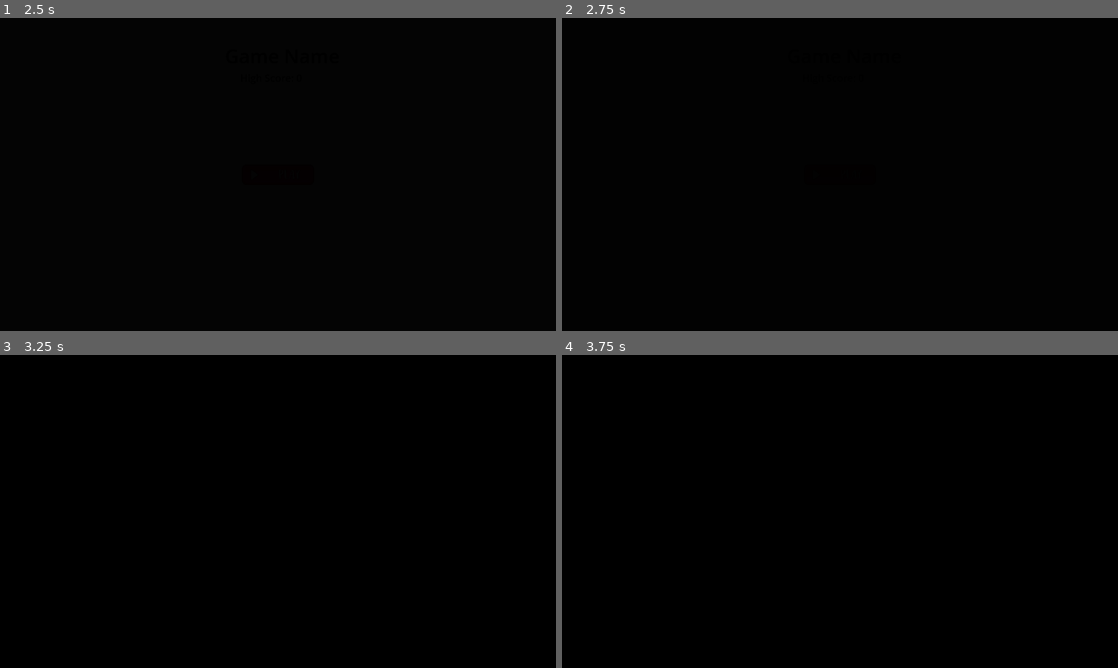
Above: before the commit, frames 1-4 (two rows, left to right).
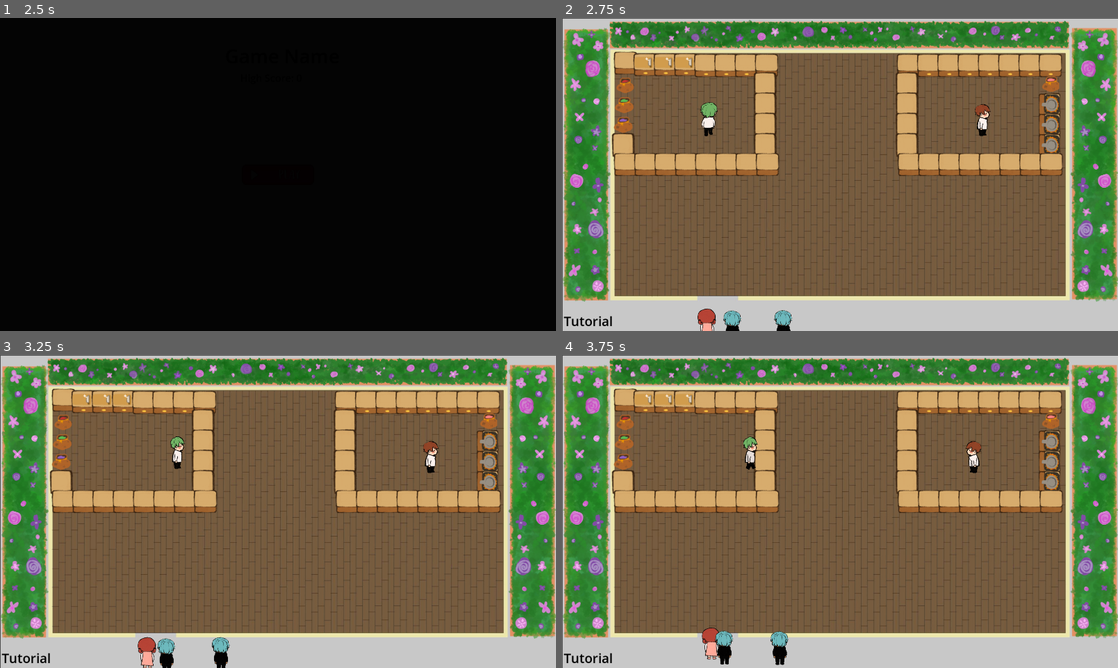
Above: after the commit, the same moments.

Repository: k1404635/Summer-Game-2024
Game: Godot game, scene res://Scenes/main_menu.tscn
Same seed, same stepped clock (60 frames per second), same inputs: the game is played once before the commit and once after it.
Inputs (mouse positions are in pixels of both pictures, inside the frame that each line leads up to):
- Up to frame 1 (2.5 s): click (278, 174) at 0.5 s; click (278, 174) at 1.25 s; tap Enter at 2 s; hold D (MoveRight) from 2.03 s (still down); hold E (Switch Characters) from 2.03 s (still down); tap W (MoveUp) at 2.27 s
- Up to frame 2 (2.75 s): keep holding D (MoveRight); keep holding E (Switch Characters)
- Up to frame 3 (3.25 s): keep holding D (MoveRight); release E (Switch Characters) at 2.78 s; tap E (Switch Characters) at 2.85 s; tap W (MoveUp) at 3.02 s
- Up to frame 4 (3.75 s): release D (MoveRight) at 3.53 s; hold A (MoveLeft) from 3.53 s (still down); hold E (Switch Characters) from 3.53 s (still down)

Frame 1 is identical in both runs. In frame 2, 100% of the frame differs, in the area x 0-100%, y 0-100%; in frame 3, 100%; in frame 4, 100%.

Commit message:
fixing

Diff:
--- a/Scenes/main.tscn
+++ b/Scenes/main.tscn
@@ -407,10 +407,6 @@
 
 [node name="TileMap" type="TileMap" parent="."]
 position = Vector2(950, 475)
-tile_set = SubResource("TileSet_p0051")
+tile_set = SubResource("TileSet_26pp8")
 format = 2
 layer_0/tile_data = PackedInt32Array(-262154, 6094851, 8, -262153, 6094851, 8, -262151, 4063235, 9, -262150, 4063235, 9 …(875 unchanged characters)…
-
-[node name="NPC1_going_in_1" parent="." instance=ExtResource("9_j8dnx")]
-
-[node name="NPC1_going_in_2" parent="." instance=ExtResource("10_dg3bm")]
